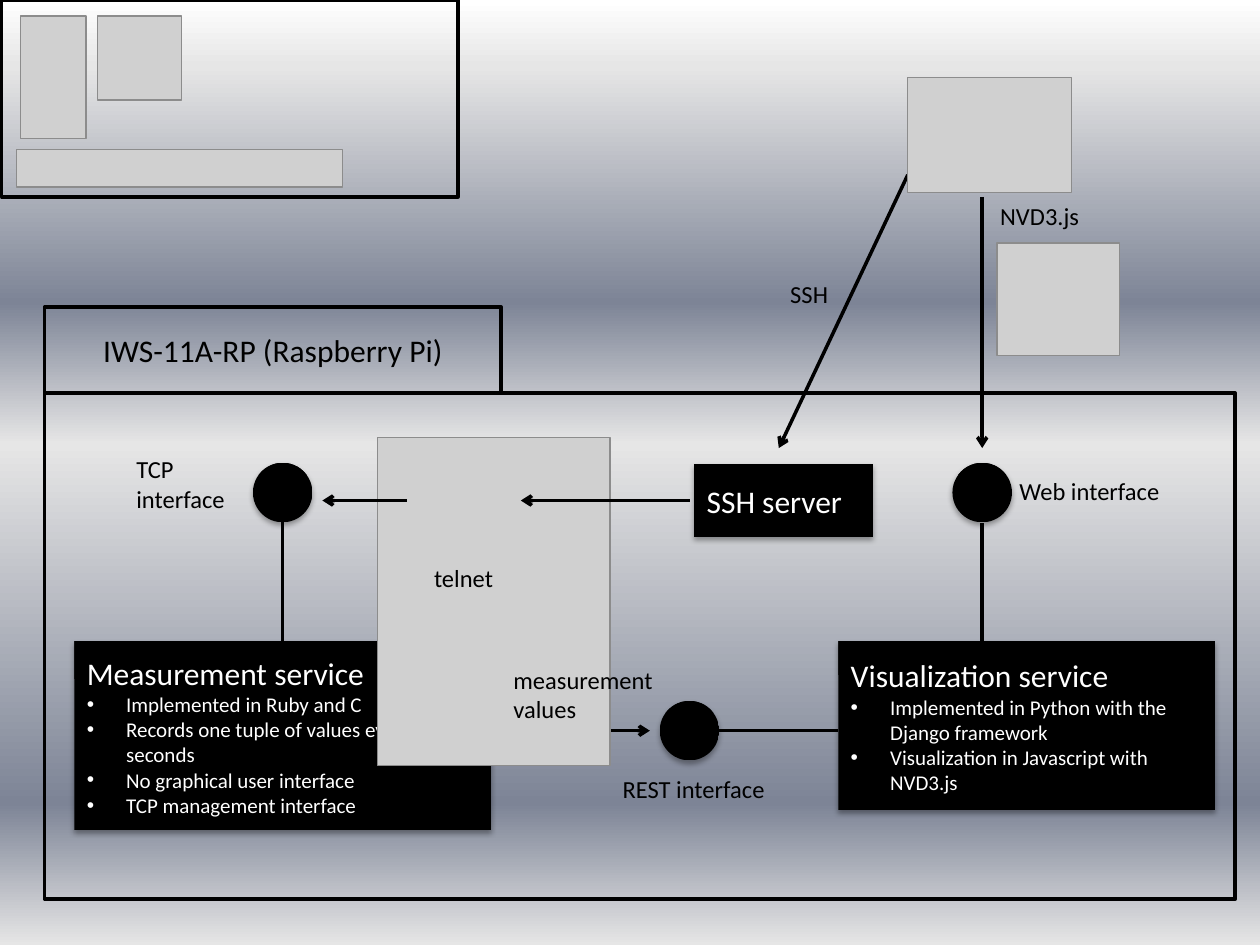
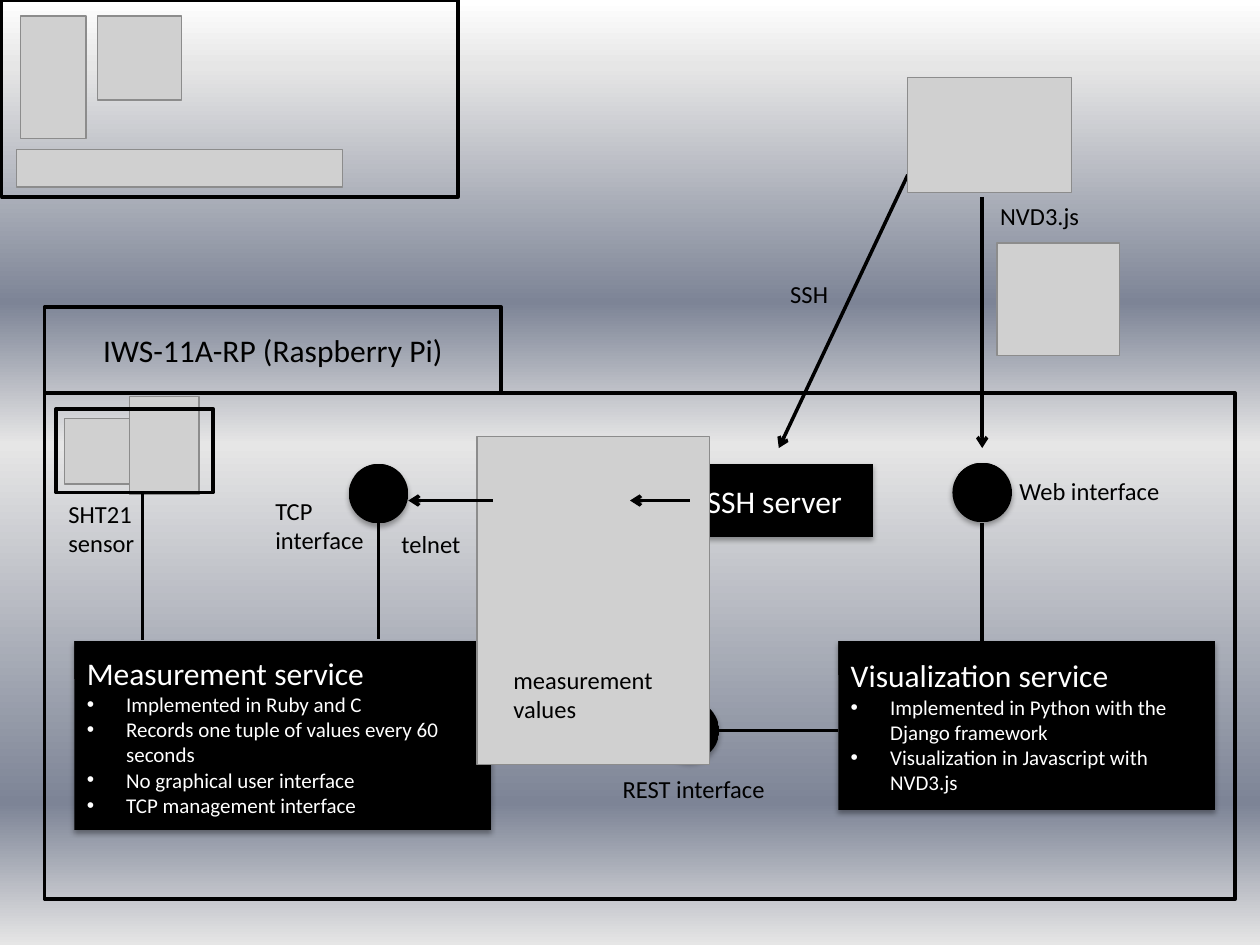
Before and after one commit to rpetermeier/raspberry-pi-weather, a slide deck: slide 1 of doc/architecture.pptx. Drawn at 1260x945 pixels with LibreOffice and Linux fonts; fonts in the diff are those of the drawing; grey boxes stand for pictures. Boxes give left, top, right and bottom in pixels: in the first picture for what was removed or moved away, otherwise in the second. Text is boxed around its words. In the diff, an @@ line names an element or a change of style, - is before the commit and + after.

Commit message:
Added a symbol for the weather sensor to the architecture diagram

```diff
--- a/doc/architecture.pptx
+++ b/doc/architecture.pptx
@@ rectangle added at [55, 408, 213, 491], outline #000000 2 pt @@
@@ picture added at [64, 418, 130, 484] @@
@@ picture added at [130, 397, 199, 495] @@
@@ picture: place and size @@
-picture at [378, 437, 610, 765]
+picture at [478, 436, 709, 764]
@@ ellipse: place and size @@
-ellipse at [253, 462, 312, 522]
+ellipse at [349, 464, 408, 523]
@@ text added at [68, 507, 134, 552], 14 pt, text #000000 @@
+SHT21 sensor
@@ line added from (142, 493) to (142, 640), #000000 2 pt @@
@@ text "TCP interface": place and size @@
-text "TCP interface" at [136, 462, 224, 508]
+text "TCP interface" at [275, 504, 363, 549]
@@ arrow moved from (407, 500) - (323, 500) to (493, 500) - (408, 500) @@
@@ arrow moved from (689, 500) - (520, 500) to (689, 500) - (630, 500) @@
@@ line moved from (282, 523) - (282, 641) to (378, 520) - (378, 639) @@
@@ text "telnet": place and size @@
-text "telnet" at [434, 570, 493, 587]
+text "telnet" at [401, 536, 460, 553]
@@ arrow removed from (491, 731) to (650, 731) @@
```
Also in this commit, not shown: 3 other files.
